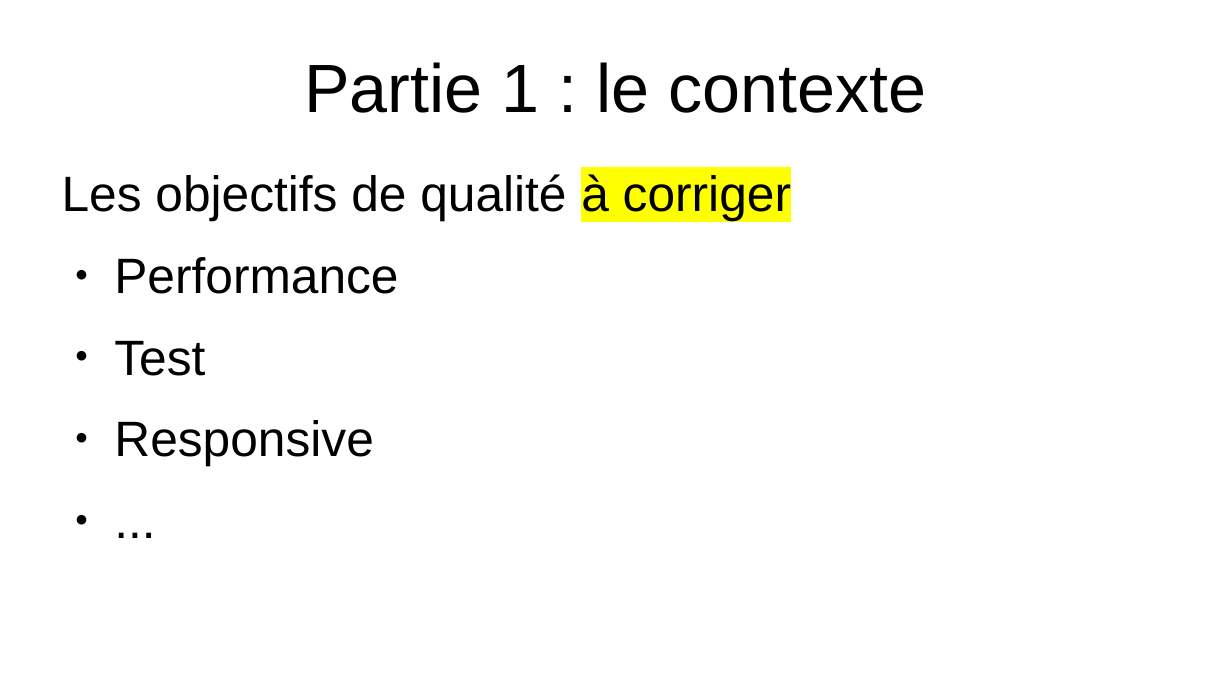
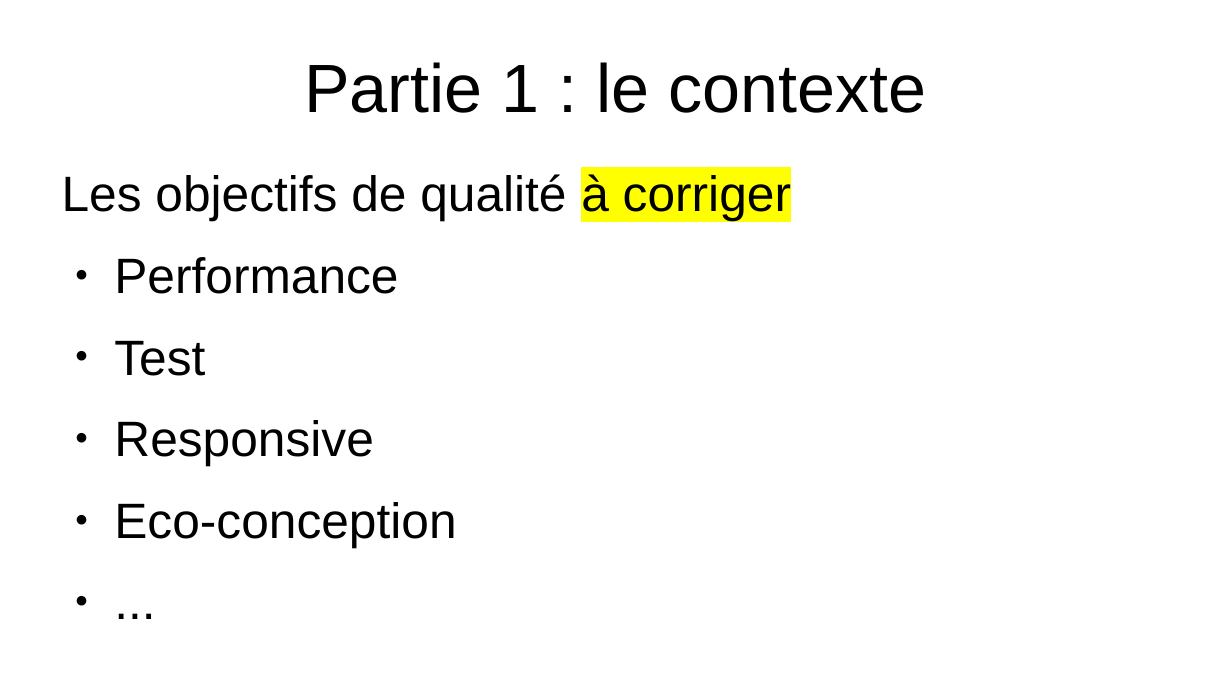
Before and after one commit to EmmaBroudic/Projet-Nooky, a slide deck: slide 11 of doc/Nooky.odp. Drawn at 1232x693 pixels with LibreOffice and Linux fonts; fonts in the diff are those of the drawing. Boxes give left, top, right and bottom in pixels: in the first picture for what was removed or moved away, otherwise in the second. Text is boxed around its words. In the diff, an @@ line names an element or a change of style, - is before the commit and + after.

```diff
--- a/doc/Nooky.odp
+++ b/doc/Nooky.odp
@@ text at bbox=[114, 502, 456, 547]: paragraph added @@
+● Eco-conception
```
Also in this commit, not shown: 1 other slide changed, 1 slide added, 6 other files.
